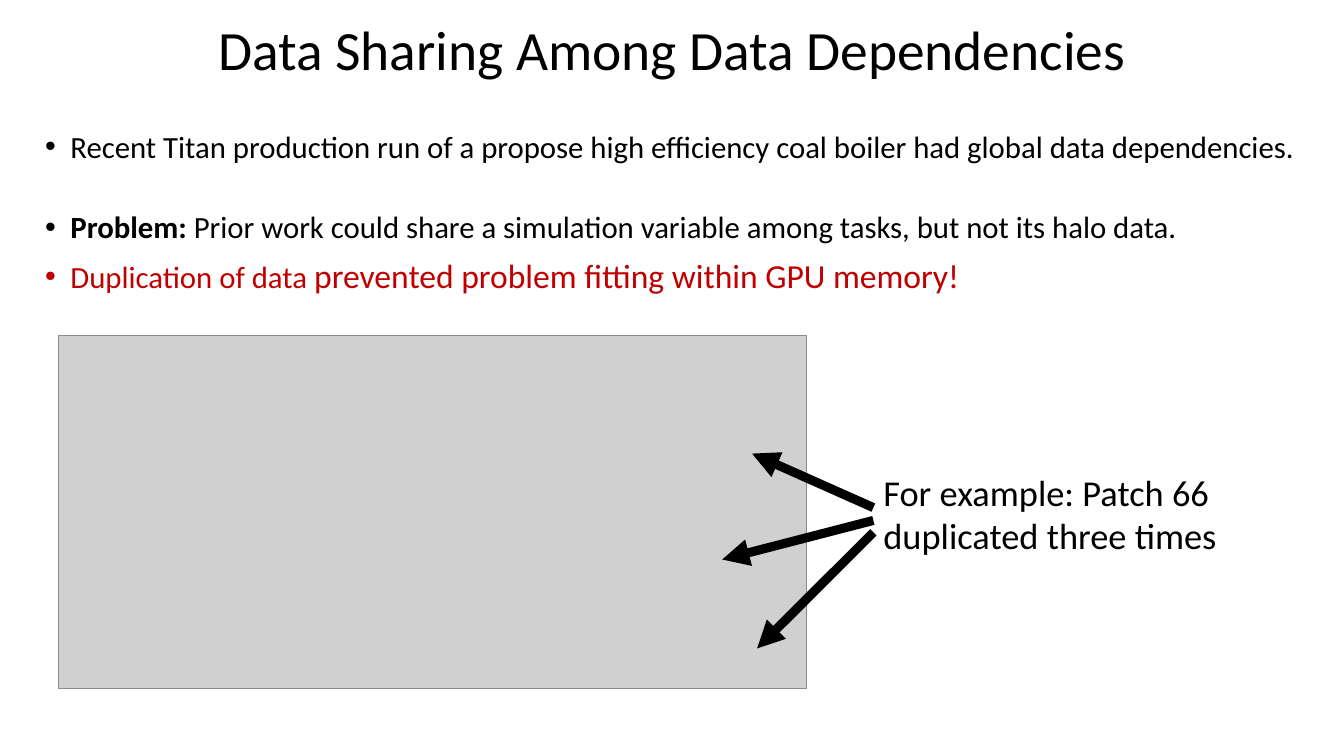
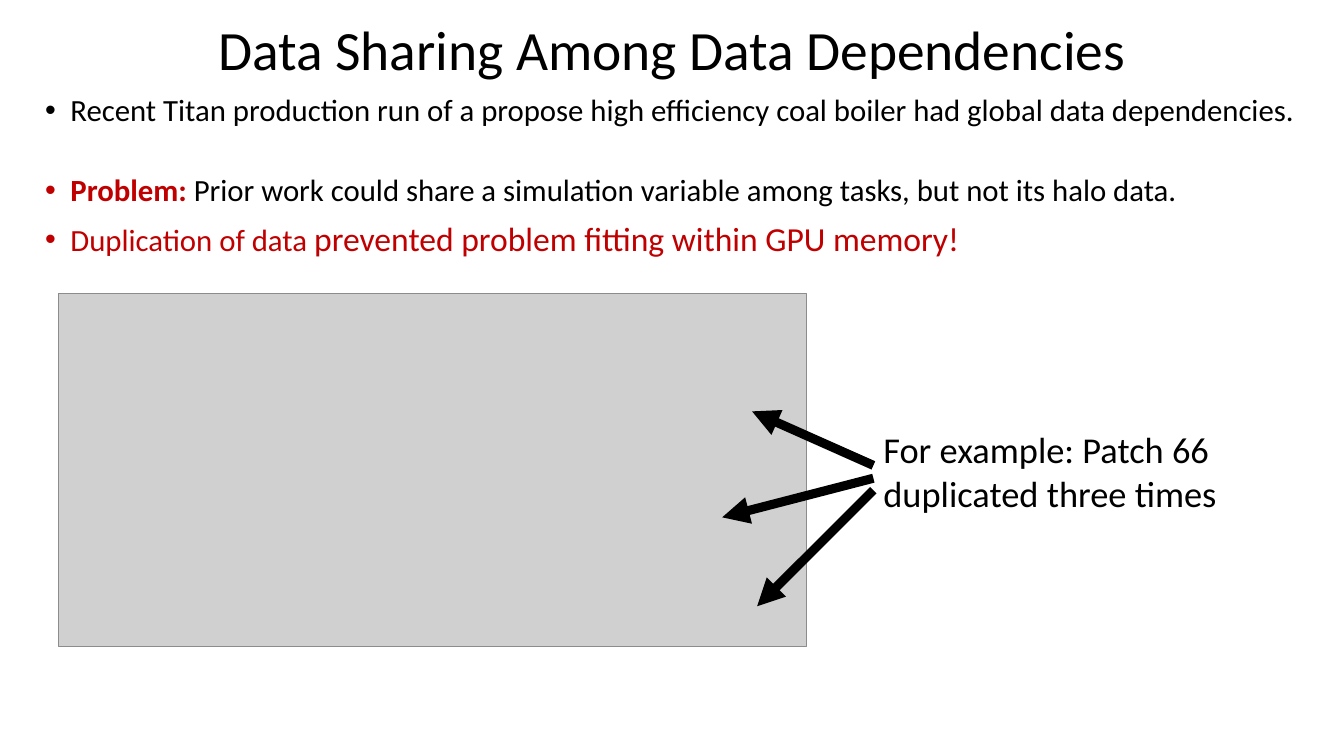
Before and after one commit to bradleypeterson/proposal, a slide deck: slide 19 of slides/Portable and Performant GPU_dec1.pptx (slide 13 before the commit). Drawn at 1344x756 pixels with LibreOffice and Linux fonts; fonts in the diff are those of the drawing; grey boxes stand for pictures. Boxes give left, top, right and bottom in pixels: in the first picture for what was removed or moved away, otherwise in the second. Text is boxed around its words. In the diff, an @@ line names an element or a change of style, - is before the commit and + after.

```diff
--- a/slides/Portable and Performant GPU_dec1.pptx
+++ b/slides/Portable and Performant GPU_dec1.pptx
@@ text "Recent Titan production run of ...": place and size @@
-text "Recent Titan production run of ..." at <box>70,136,1294,294</box>
+text "Recent Titan production run of ..." at <box>70,99,1294,257</box>
@@ text at <box>70,179,1176,207</box>: text colour #000000 to #C00000 in "Problem:" @@
@@ 1 picture, 1 text, 1 arrow: place and size @@
-1 picture, 1 text, 1 arrow at <box>58,336,1217,689</box>
+1 picture, 1 text, 1 arrow at <box>58,293,1217,646</box>
@@ arrow moved from (873, 520) - (722, 560) to (873, 478) - (722, 517) @@
@@ arrow moved from (873, 532) - (757, 648) to (873, 490) - (757, 606) @@
```
Also in this commit, not shown: 15 other slides changed, 18 slides added, 6 slides removed, 2 other files.
